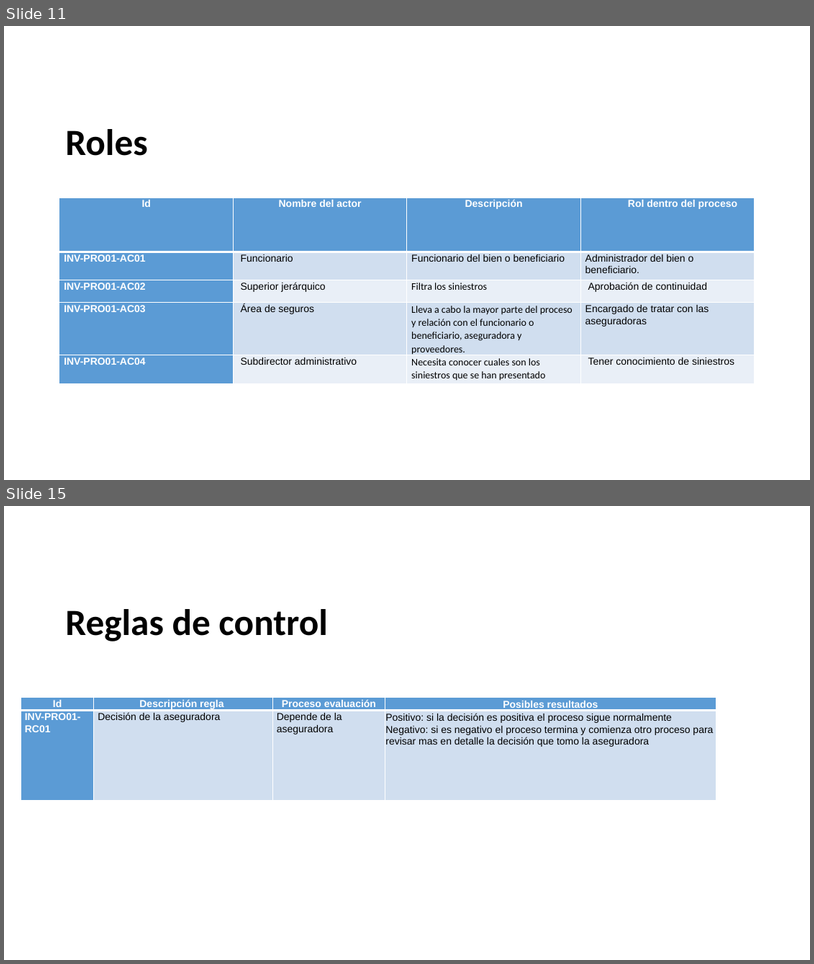
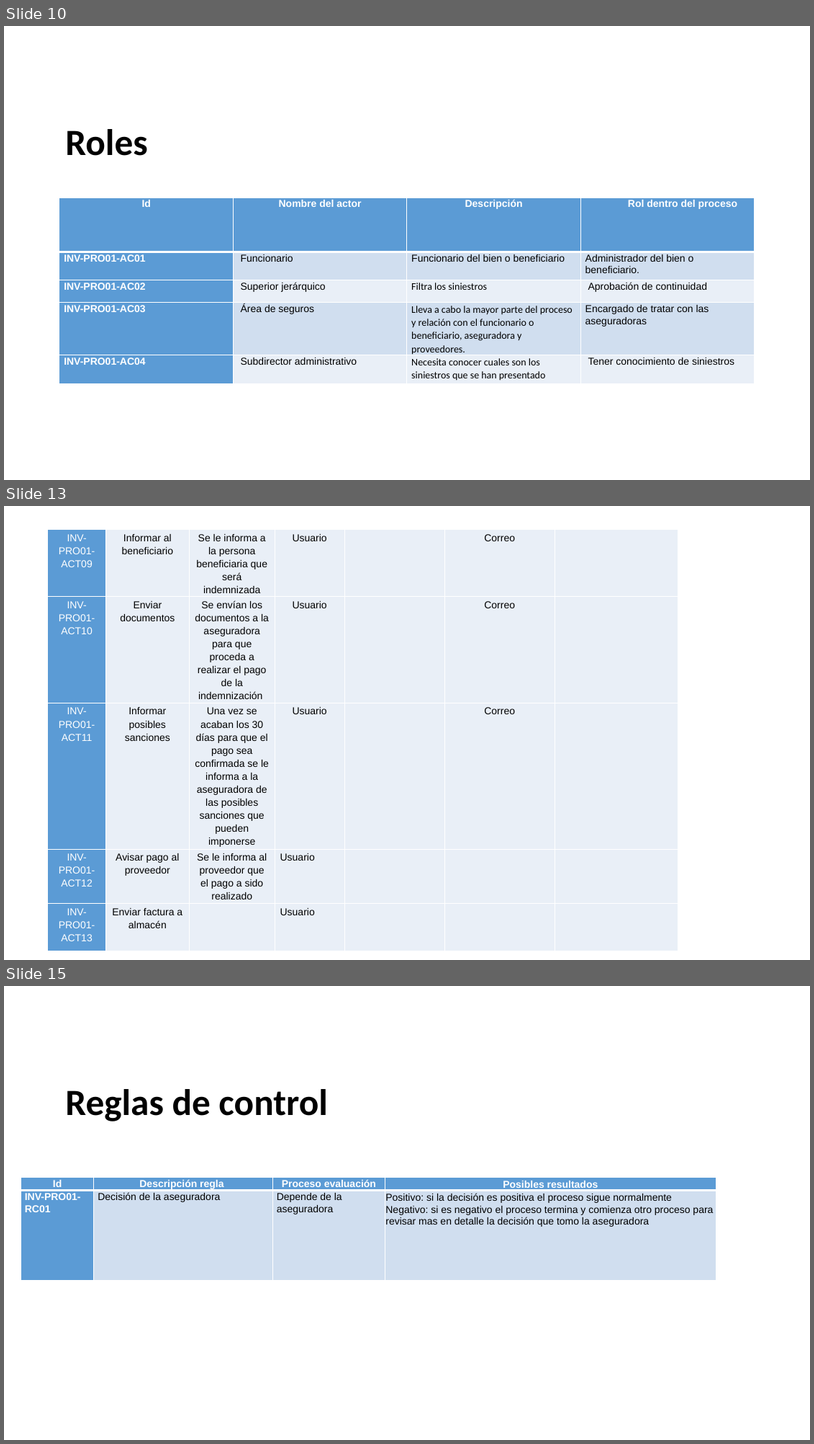
Before and after one commit to AndresFelipeGualdron/AUPN, a slide deck: AUPN.pptx. Shown one above the other, each under a label of ours: slides 11 and 15 before the commit, slides 10, 13 and 15 after it; the slides between them are not shown. The pictures are 814x964 and 814x1444 pixels, drawn with LibreOffice and Linux fonts; fonts in the diff are those of the drawing; background and template pictures are left out. Boxes give left, top, right and bottom in pixels: in the first picture for what was removed or moved away, otherwise in the second. Text is boxed around its words. In the diff, an @@ line names an element or a change of style, - is before the commit and + after.

```diff
--- a/AUPN.pptx
+++ b/AUPN.pptx
@@ slide 13 added at (4, 506, 810, 960), background picture (left out) @@
@@ table added at (47, 530, 679, 944), 5 rows, 7 columns @@
+INV-PRO01-ACT09 | Informar al beneficiario | Se le informa a la persona beneficiaria que será indemnizada | Usuario |  | Correo | 
+INV-PRO01-ACT10 | Enviar documentos | Se envían los documentos a la aseguradora para que proceda a realizar el pago de la indemnización | Usuario |  | Correo | 
+INV-PRO01-ACT11 | Informar posibles sanciones | Una vez se acaban los 30 días para que el pago sea confirmada se le informa a la aseguradora de las posibles sanciones que pueden imponerse | Usuario |  | Correo | 
+INV-PRO01-ACT12 | Avisar pago al proveedor | Se le informa al proveedor que el pago a sido realizado | Usuario |  |  | 
+INV-PRO01-ACT13 | Enviar factura a almacén |  | Usuario |  |  | 
@@ what was slide 11 is now slide 10 @@
```
Also in this commit, not shown: 5 slides changed, 1 slide removed.
